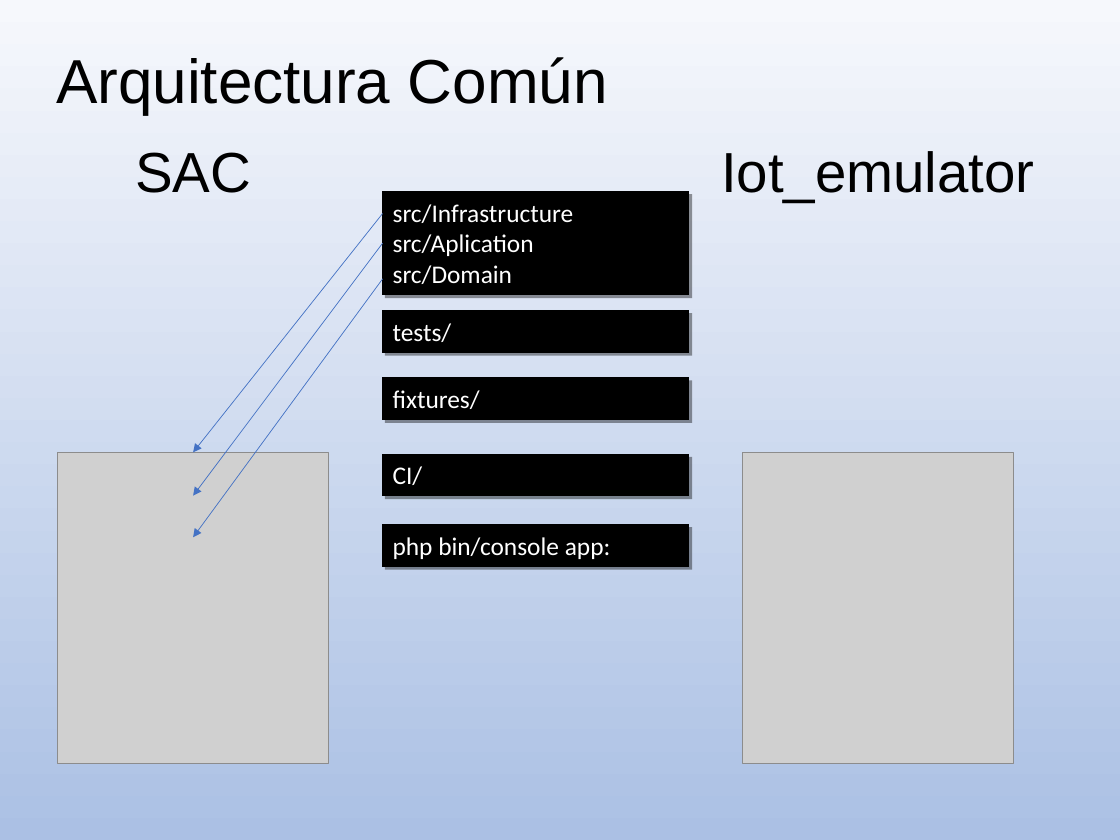
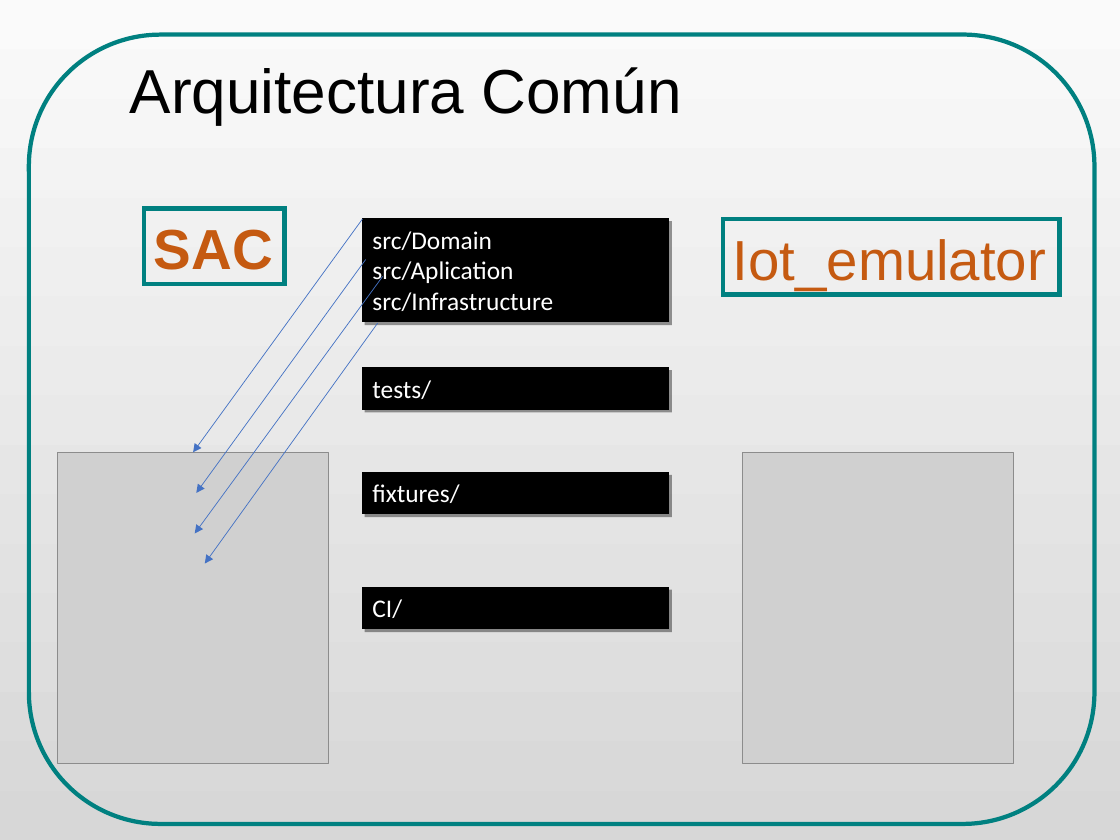
Before and after one commit to danielsalgadop/sac, a slide deck: slide 26 of docs/presentation/social_access_controller_ODP_final.odp (slide 25 before the commit). Drawn at 1120x840 pixels with LibreOffice and Linux fonts; fonts in the diff are those of the drawing; grey boxes stand for pictures. Boxes give left, top, right and bottom in pixels: in the first picture for what was removed or moved away, otherwise in the second. Text is boxed around its words. In the diff, an @@ line names an element or a change of style, - is before the commit and + after.

Commit message:
presentation

```diff
--- a/docs/presentation/social_access_controller_ODP_final.odp
+++ b/docs/presentation/social_access_controller_ODP_final.odp
@@ background gradient #F6F8FC to #ABC0E4 to gradient #FAFAFA to #D7D7D7 @@
@@ freeform shape added at (28,35,1095,824), outline #008080 3 pt @@
@@ title "Arquitectura Común": place and size @@
-title "Arquitectura Común" at (56,57,608,114)
+title "Arquitectura Común" at (130,67,682,125)
@@ rectangle "SAC": place and size @@
-rectangle "SAC" at (135,152,251,193)
+rectangle "SAC" at (144,208,285,284)
@@ rectangle "SAC" at (144,208,285,284): text colour #000000 to #C55A11, bold on; outline none to #008080 3 pt @@
@@ arrow moved from (383, 213) - (193, 452) to (363, 219) - (193, 452) @@
@@ rectangle "src/Domain": place and size @@
-rectangle "src/Domain" at (383,192,689,295)
+rectangle "src/Domain" at (363,219,669,321)
@@ text in rectangle at (372,231,513,286): paragraphs added @@
+src/Domain
+src/Aplication
@@ text in rectangle at (393,234,537,284): paragraphs removed @@
-src/Aplication
-src/Domain
@@ rectangle "Iot_emulator": place and size @@
-rectangle "Iot_emulator" at (721,151,1034,203)
+rectangle "Iot_emulator" at (723,219,1060,294)
@@ rectangle "Iot_emulator" at (723,219,1060,294): text colour #000000 to #C55A11; outline none to #008080 3 pt @@
@@ arrow moved from (383, 243) - (193, 496) to (366, 259) - (196, 493) @@
@@ arrow moved from (383, 278) - (193, 538) to (383, 276) - (195, 534) @@
@@ arrow added from (378, 323) to (205, 564), #4472C4 0.51 pt @@
@@ rectangle "tests/": place and size @@
-rectangle "tests/" at (383,311,689,352)
+rectangle "tests/" at (363,368,669,409)
@@ rectangle "fixtures/": place and size @@
-rectangle "fixtures/" at (383,378,689,419)
+rectangle "fixtures/" at (363,473,669,513)
@@ rectangle removed at (383,525,689,566) @@
-php bin/console app:
@@ rectangle "CI/": place and size @@
-rectangle "CI/" at (383,454,689,495)
+rectangle "CI/" at (363,587,669,628)
```
Also in this commit, not shown: 40 other slides changed, 5 slides added, 3 slides removed, 4 other files.
